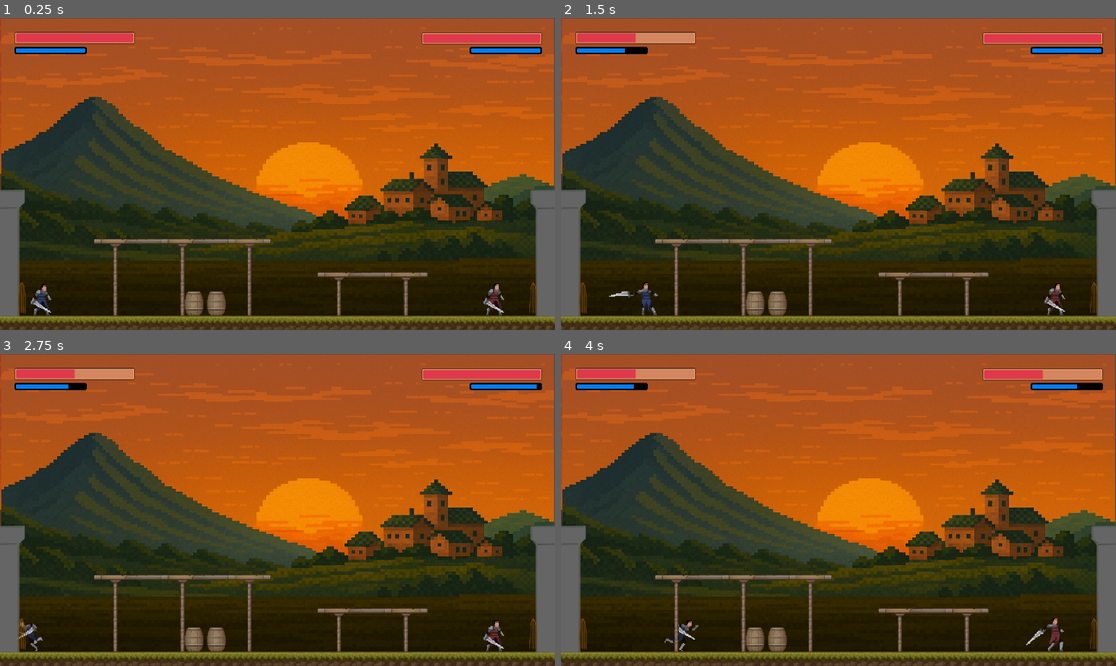
Above: before the commit, frames 1-4 (two rows, left to right).
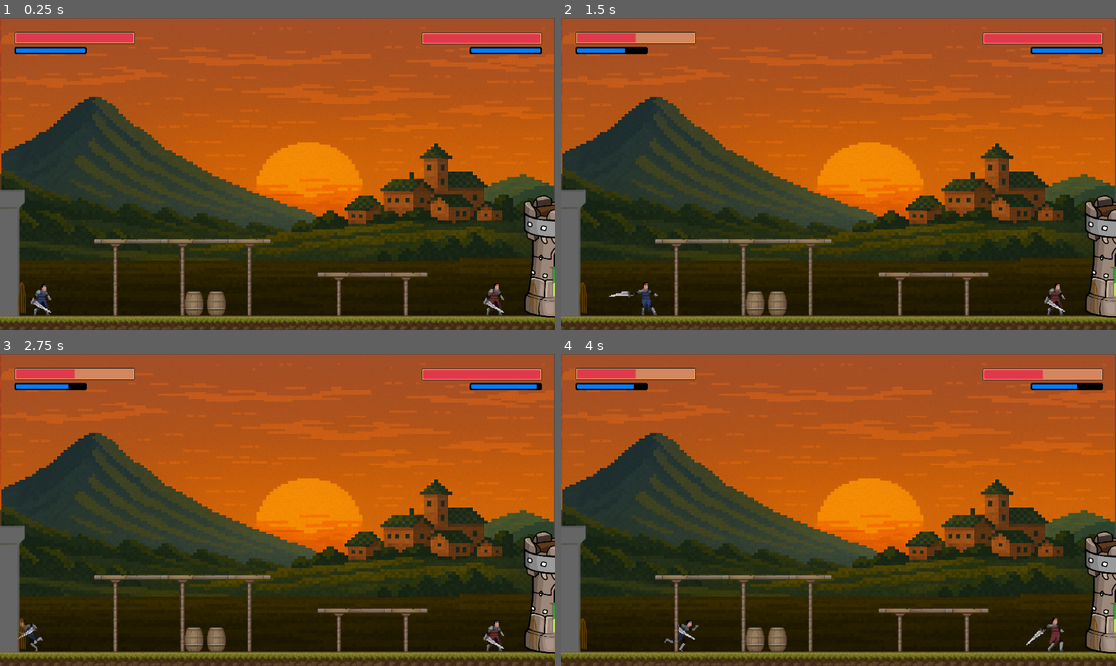
Above: after the commit, the same moments.

Repository: StandOffGameDevelopment/Standoff
Game: Godot game, scene res://Scenes/Elements/game.tscn
Two runs of this game, one before a commit and one after it. Both use one fixed random seed, a clock stepped at 60 frames per second and the inputs below.
Inputs:
- Up to frame 1 (0.25 s): no input
- Up to frame 2 (1.5 s): hold X (P1_AttackFront) 0.53-1.28 s; hold D (P1_MoveRight) from 0.53 s (still down); tap W (P1_Jump) at 0.77 s; tap V (P1_AttackHeavy) at 1.35 s
- Up to frame 3 (2.75 s): tap W (P1_Jump) at 1.52 s; release D (P1_MoveRight) at 2.03 s; hold A (P1_MoveLeft) from 2.03 s (still down); hold , (P2_AttackBack) from 2.03 s (still down)
- Up to frame 4 (4 s): release A (P1_MoveLeft) at 2.78 s; release , (P2_AttackBack) at 2.78 s; hold D (P1_MoveRight) from 2.78 s (still down); tap M (P2_AttackFront) at 2.85 s; tap W (P1_Jump) at 3.02, 3.77 s; hold . (P2_AttackHeavy) from 3.53 s (still down)

The runs differ from the first frame. In frame 1, 1.9% of the frame differs, in the area x 94-100%, y 55-97%; in frame 2, 1.9%; in frame 3, 1.9%; in frame 4, 1.9%.

Commit message:
Castle assets

Diff:
--- a/Scenes/Elements/game.tscn
+++ b/Scenes/Elements/game.tscn
@@ -18,6 +18,7 @@
 [ext_resource type="Script" uid="uid://5v3frsdimtp1" path="res://GUI/player_2_health_bar.gd" id="12_vnd3f"]
 [ext_resource type="Script" uid="uid://dvdwxctm4ugdy" path="res://GUI/player_2_stamina_bar.gd" id="13_aiya3"]
 [ext_resource type="PackedScene" uid="uid://ciah68p2yvkb2" path="res://Scenes/Elements/Tower.tscn" id="14_k5j0i"]
+[ext_resource type="Texture2D" uid="uid://tlu8fa6a1y1y" path="res://Assets/Buildings/Towers and Castles/1/Asset 24.png" id="19_tpg7m"]
 [ext_resource type="Texture2D" uid="uid://cut7o1ri7bn1a" path="res://Assets/Buildings/TX Village Props.png" id="20_5h5jd"]
 [ext_resource type="Texture2D" uid="uid://bs71ebrtfxhgy" path="res://Assets/Buildings/TX Tileset Ground.png" id="21_tpg7m"]
 
@@ -849,6 +850,11 @@
 [node name="Tower Right 1" parent="Towers" groups=["RightTower"] instance=ExtResource("14_k5j0i")]
 position = Vector2(396, -94)
 
+[node name="Sprite2D" parent="Towers/Tower Right 1" index="0"]
+position = Vector2(5.9999924, 8.999985)
+scale = Vector2(0.37358493, 0.37358496)
+texture = ExtResource("19_tpg7m")
+
 [node name="GateRight" parent="Towers/Tower Right 1" index="3" groups=["RightGate"]]
 
 [node name="Tower Right 2" parent="Towers" groups=["RightTower"] instance=ExtResource("14_k5j0i")]
Binary file added: Assets/Buildings/Towers and Castles/1/Asset 21.png
Not shown, added: Assets/Buildings/Towers and Castles/1/Asset 21.png.import
Binary file added: Assets/Buildings/Towers and Castles/1/Asset 22.png
Not shown, added: Assets/Buildings/Towers and Castles/1/Asset 22.png.import
Binary file added: Assets/Buildings/Towers and Castles/1/Asset 23.png
Not shown, added: Assets/Buildings/Towers and Castles/1/Asset 23.png.import
Binary file added: Assets/Buildings/Towers and Castles/1/Asset 24.png
Not shown, added: Assets/Buildings/Towers and Castles/1/Asset 24.png.import
Binary file added: Assets/Buildings/Towers and Castles/1/Asset 25.png
Not shown, added: Assets/Buildings/Towers and Castles/1/Asset 25.png.import
Binary file added: Assets/Buildings/Towers and Castles/1/Asset 26.png
Not shown, added: Assets/Buildings/Towers and Castles/1/Asset 26.png.import
(and 117 more such lines)
